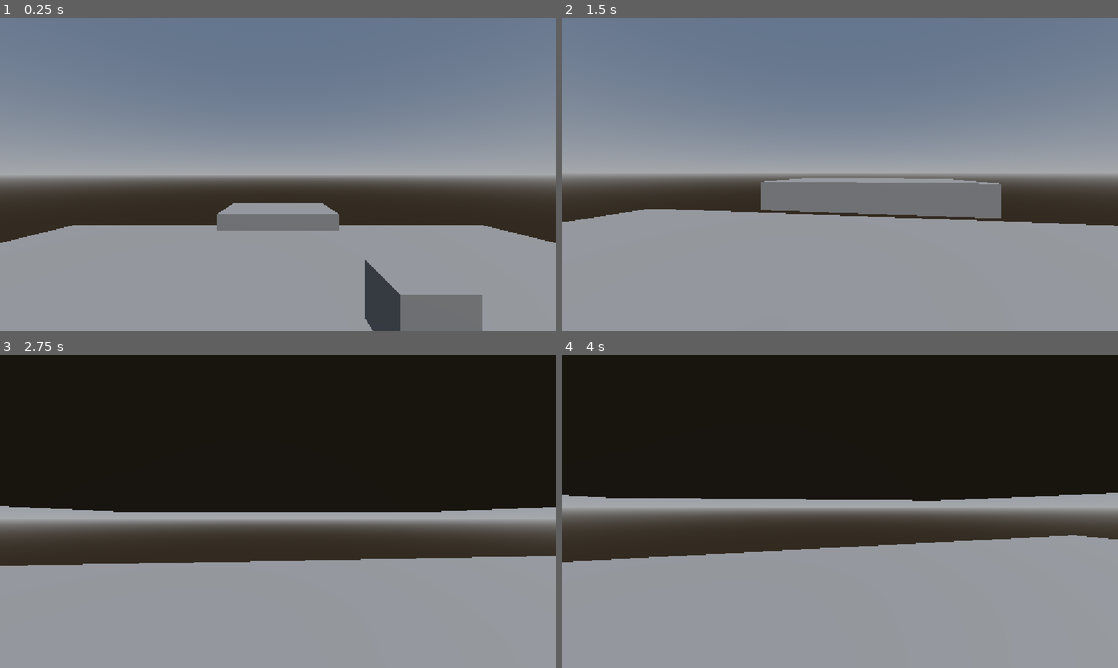
Above: before the commit, frames 1-4 (two rows, left to right).
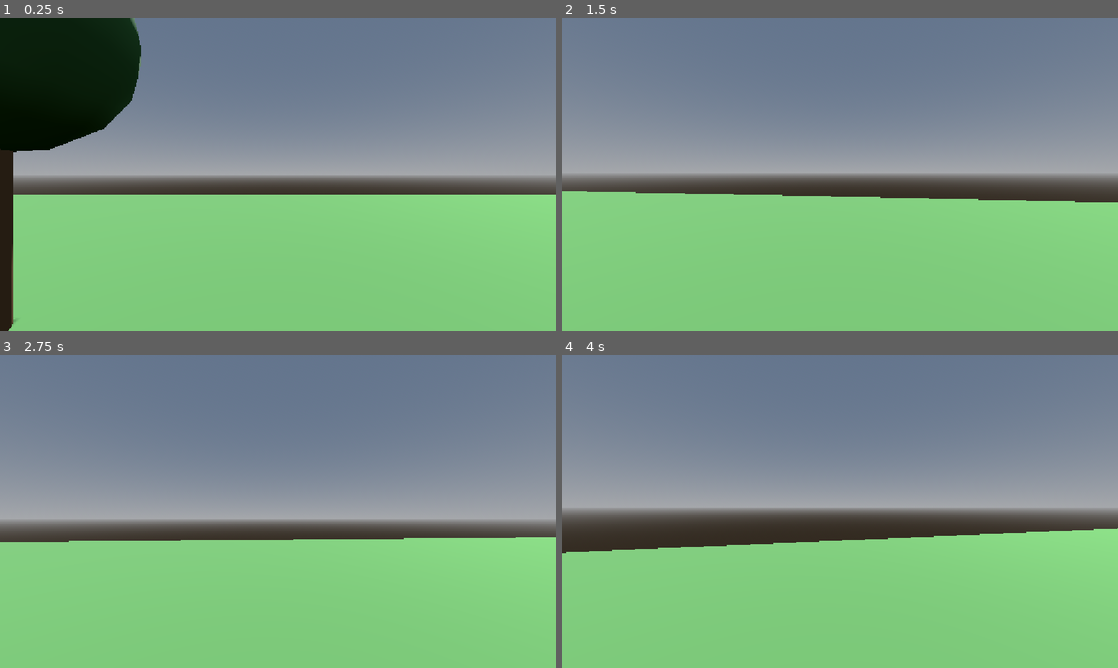
Above: after the commit, the same moments.

Repository: goverfar-tech/govno-igra
Game: Godot game, scene res://scenes/world/world_prototype.tscn
Two runs of this game, one before a commit and one after it. Both use one fixed random seed, a clock stepped at 60 frames per second and the inputs below. Before the commit the project starts from res://scenes/tests/player_test.tscn.
Inputs (mouse positions are in pixels of both pictures, inside the frame that each line leads up to):
- Up to frame 1 (0.25 s): no input
- Up to frame 2 (1.5 s): move the mouse to (867, 174) at 0.52 s; hold Ctrl (crouch) 0.53-1.28 s; hold W (move_forward) from 0.53 s (still down); tap Space (jump) at 0.77 s; move the mouse to (812, 174) at 1.27 s; tap Shift (sprint) at 1.35 s
- Up to frame 3 (2.75 s): keep holding W (move_forward); tap Space (jump) at 1.52 s; move the mouse to (289, 505) at 2.02 s; hold Ctrl (crouch) from 2.03 s (still down)
- Up to frame 4 (4 s): keep holding W (move_forward); move the mouse to (834, 517) at 2.77 s; release Ctrl (crouch) at 2.78 s; tap Shift (sprint) at 2.85 s; tap Space (jump) at 3.02, 3.77 s; move the mouse to (878, 514) at 3.52 s; hold Ctrl (crouch) from 3.53 s (still down)

The runs differ from the first frame. In frame 1, 53% of the frame differs, in the area x 0-100%, y 0-100%; in frame 2, 45%; in frame 3, 91%; in frame 4, 86%.

Commit message:
feat(world): prototype test location — 60x60 CSG blockout (ground, hill, trees, rocks, 2 houses, bounds), becomes main scene

Diff:
--- a/project.godot
+++ b/project.godot
@@ -11,7 +11,7 @@
 [application]
 
 config/name="survival"
-run/main_scene="res://scenes/tests/player_test.tscn"
+run/main_scene="res://scenes/world/world_prototype.tscn"
 config/features=PackedStringArray("4.7", "GL Compatibility")
 config/icon="res://icon.svg"
 
@@ -24,35 +24,43 @@
 
 move_forward={
 "deadzone": 0.5,
-"events": [Object(InputEventKey,"resource_local_to_scene":fa …(209 unchanged characters)… "location":0,"echo":false,"script":null)]
+"events": [Object(InputEventKey,"resource_local_to_scene":fa …(209 unchanged characters)… "location":0,"echo":false,"script":null)
+]
 }
 move_back={
 "deadzone": 0.5,
-"events": [Object(InputEventKey,"resource_local_to_scene":fa …(209 unchanged characters)… "location":0,"echo":false,"script":null)]
+"events": [Object(InputEventKey,"resource_local_to_scene":fa …(209 unchanged characters)… "location":0,"echo":false,"script":null)
+]
 }
 move_left={
 "deadzone": 0.5,
-"events": [Object(InputEventKey,"resource_local_to_scene":fa …(209 unchanged characters)… "location":0,"echo":false,"script":null)]
+"events": [Object(InputEventKey,"resource_local_to_scene":fa …(209 unchanged characters)… "location":0,"echo":false,"script":null)
+]
 }
 move_right={
 "deadzone": 0.5,
-"events": [Object(InputEventKey,"resource_local_to_scene":fa …(209 unchanged characters)… "location":0,"echo":false,"script":null)]
+"events": [Object(InputEventKey,"resource_local_to_scene":fa …(209 unchanged characters)… "location":0,"echo":false,"script":null)
+]
 }
 sprint={
 "deadzone": 0.5,
-"events": [Object(InputEventKey,"resource_local_to_scene":fa …(214 unchanged characters)… "location":0,"echo":false,"script":null)]
+"events": [Object(InputEventKey,"resource_local_to_scene":fa …(214 unchanged characters)… "location":0,"echo":false,"script":null)
+]
 }
 jump={
 "deadzone": 0.5,
-"events": [Object(InputEventKey,"resource_local_to_scene":fa …(209 unchanged characters)… "location":0,"echo":false,"script":null)]
+"events": [Object(InputEventKey,"resource_local_to_scene":fa …(209 unchanged characters)… "location":0,"echo":false,"script":null)
+]
 }
 crouch={
 "deadzone": 0.5,
-"events": [Object(InputEventKey,"resource_local_to_scene":fa …(214 unchanged characters)… "location":0,"echo":false,"script":null)]
+"events": [Object(InputEventKey,"resource_local_to_scene":fa …(214 unchanged characters)… "location":0,"echo":false,"script":null)
+]
 }
 interact={
 "deadzone": 0.5,
-"events": [Object(InputEventKey,"resource_local_to_scene":fa …(209 unchanged characters)… "location":0,"echo":false,"script":null)]
+"events": [Object(InputEventKey,"resource_local_to_scene":fa …(209 unchanged characters)… "location":0,"echo":false,"script":null)
+]
 }
 
 [physics]
--- /dev/null
+++ b/scenes/world/world_prototype.tscn
@@ -0,0 +1,397 @@
+[gd_scene load_steps=13 format=3]
+
+[ext_resource type="PackedScene" path="res://scenes/player/player.tscn" id="1_player"]
+
+[sub_resource type="ProceduralSkyMaterial" id="sky_mat"]
+
+[sub_resource type="Sky" id="sky"]
+sky_material = SubResource("sky_mat")
+
+[sub_resource type="Environment" id="env"]
+background_mode = 2
+sky = SubResource("sky")
+
+[sub_resource type="StandardMaterial3D" id="mat_grass"]
+albedo_color = Color(0.35, 0.55, 0.3, 1)
+
+[sub_resource type="StandardMaterial3D" id="mat_rock"]
+albedo_color = Color(0.55, 0.55, 0.58, 1)
+
+[sub_resource type="StandardMaterial3D" id="mat_trunk"]
+albedo_color = Color(0.4, 0.28, 0.15, 1)
+
+[sub_resource type="StandardMaterial3D" id="mat_leaves"]
+albedo_color = Color(0.18, 0.42, 0.18, 1)
+
+[sub_resource type="StandardMaterial3D" id="mat_wall"]
+albedo_color = Color(0.72, 0.66, 0.55, 1)
+
+[sub_resource type="StandardMaterial3D" id="mat_roof"]
+albedo_color = Color(0.45, 0.2, 0.18, 1)
+
+[sub_resource type="BoxShape3D" id="bound_h"]
+size = Vector3(62, 4, 1)
+
+[sub_resource type="BoxShape3D" id="bound_v"]
+size = Vector3(1, 4, 62)
+
+[node name="WorldPrototype" type="Node3D"]
+
+[node name="WorldEnvironment" type="WorldEnvironment" parent="."]
+environment = SubResource("env")
+
+[node name="Sun" type="DirectionalLight3D" parent="."]
+transform = Transform3D(0.866, -0.433, 0.25, 0, 0.5, 0.866, -0.5, -0.75, 0.433, 0, 10, 0)
+shadow_enabled = true
+
+[node name="Ground" type="CSGBox3D" parent="."]
+transform = Transform3D(1, 0, 0, 0, 1, 0, 0, 0, 1, 0, -0.5, 0)
+use_collision = true
+size = Vector3(60, 1, 60)
+material = SubResource("mat_grass")
+
+[node name="Hill" type="CSGSphere3D" parent="."]
+transform = Transform3D(1, 0, 0, 0, 1, 0, 0, 0, 1, 15, -2.5, -16)
+use_collision = true
+radius = 5.0
+radial_segments = 32
+rings = 16
+material = SubResource("mat_grass")
+
+[node name="Bounds" type="Node3D" parent="."]
+
+[node name="North" type="StaticBody3D" parent="Bounds"]
+transform = Transform3D(1, 0, 0, 0, 1, 0, 0, 0, 1, 0, 2, -30)
+
+[node name="CollisionShape3D" type="CollisionShape3D" parent="Bounds/North"]
+shape = SubResource("bound_h")
+
+[node name="South" type="StaticBody3D" parent="Bounds"]
+transform = Transform3D(1, 0, 0, 0, 1, 0, 0, 0, 1, 0, 2, 30)
+
+[node name="CollisionShape3D" type="CollisionShape3D" parent="Bounds/South"]
+shape = SubResource("bound_h")
+
+[node name="East" type="StaticBody3D" parent="Bounds"]
+transform = Transform3D(1, 0, 0, 0, 1, 0, 0, 0, 1, 30, 2, 0)
+
+[node name="CollisionShape3D" type="CollisionShape3D" parent="Bounds/East"]
+shape = SubResource("bound_v")
+
+[node name="West" type="StaticBody3D" parent="Bounds"]
+transform = Transform3D(1, 0, 0, 0, 1, 0, 0, 0, 1, -30, 2, 0)
+
+[node name="CollisionShape3D" type="CollisionShape3D" parent="Bounds/West"]
+shape = SubResource("bound_v")
+
+[node name="Props" type="Node3D" parent="."]
+
+[node name="Tree1" type="Node3D" parent="Props"]
+transform = Transform3D(1, 0, 0, 0, 1, 0, 0, 0, 1, -5, 0, 4)
+
+[node name="Trunk" type="CSGCylinder3D" parent="Props/Tree1"]
+transform = Transform3D(1, 0, 0, 0, 1, 0, 0, 0, 1, 0, 1.25, 0)
+use_collision = true
+radius = 0.25
+height = 2.5
+sides = 12
+material = SubResource("mat_trunk")
+
+[node name="Crown" type="CSGSphere3D" parent="Props/Tree1"]
+transform = Transform3D(1, 0, 0, 0, 1, 0, 0, 0, 1, 0, 3.2, 0)
+radius = 1.4
+radial_segments = 16
+rings = 8
+material = SubResource("mat_leaves")
+
+[node name="Tree2" type="Node3D" parent="Props"]
+transform = Transform3D(1, 0, 0, 0, 1, 0, 0, 0, 1, 6, 0, -6)
+
+[node name="Trunk" type="CSGCylinder3D" parent="Props/Tree2"]
+transform = Transform3D(1, 0, 0, 0, 1, 0, 0, 0, 1, 0, 1.25, 0)
+use_collision = true
+radius = 0.25
+height = 2.5
+sides = 12
+material = SubResource("mat_trunk")
+
+[node name="Crown" type="CSGSphere3D" parent="Props/Tree2"]
+transform = Transform3D(1, 0, 0, 0, 1, 0, 0, 0, 1, 0, 3.2, 0)
+radius = 1.4
+radial_segments = 16
+rings = 8
+material = SubResource("mat_leaves")
+
+[node name="Tree3" type="Node3D" parent="Props"]
+transform = Transform3D(1, 0, 0, 0, 1, 0, 0, 0, 1, 14, 0, -2)
+
+[node name="Trunk" type="CSGCylinder3D" parent="Props/Tree3"]
+transform = Transform3D(1, 0, 0, 0, 1, 0, 0, 0, 1, 0, 1.25, 0)
+use_collision = true
+radius = 0.25
+height = 2.5
+sides = 12
+material = SubResource("mat_trunk")
+
+[node name="Crown" type="CSGSphere3D" parent="Props/Tree3"]
+transform = Transform3D(1, 0, 0, 0, 1, 0, 0, 0, 1, 0, 3.2, 0)
+radius = 1.4
+radial_segments = 16
+rings = 8
+material = SubResource("mat_leaves")
+
+[node name="Tree4" type="Node3D" parent="Props"]
+transform = Transform3D(1, 0, 0, 0, 1, 0, 0, 0, 1, -16, 0, 6)
+
+[node name="Trunk" type="CSGCylinder3D" parent="Props/Tree4"]
+transform = Transform3D(1, 0, 0, 0, 1, 0, 0, 0, 1, 0, 1.25, 0)
+use_collision = true
+radius = 0.25
+height = 2.5
+sides = 12
+material = SubResource("mat_trunk")
+
+[node name="Crown" type="CSGSphere3D" parent="Props/Tree4"]
+transform = Transform3D(1, 0, 0, 0, 1, 0, 0, 0, 1, 0, 3.2, 0)
+radius = 1.4
+radial_segments = 16
+rings = 8
+material = SubResource("mat_leaves")
+
+[node name="Tree5" type="Node3D" parent="Props"]
+transform = Transform3D(1, 0, 0, 0, 1, 0, 0, 0, 1, 3, 0, 16)
+
+[node name="Trunk" type="CSGCylinder3D" parent="Props/Tree5"]
+transform = Transform3D(1, 0, 0, 0, 1, 0, 0, 0, 1, 0, 1.25, 0)
+use_collision = true
+radius = 0.25
+height = 2.5
+sides = 12
+material = SubResource("mat_trunk")
+
+[node name="Crown" type="CSGSphere3D" parent="Props/Tree5"]
+transform = Transform3D(1, 0, 0, 0, 1, 0, 0, 0, 1, 0, 3.2, 0)
+radius = 1.4
+radial_segments = 16
+rings = 8
+material = SubResource("mat_leaves")
+
+[node name="Tree6" type="Node3D" parent="Props"]
+transform = Transform3D(1, 0, 0, 0, 1, 0, 0, 0, 1, -9, 0, 18)
+
+[node name="Trunk" type="CSGCylinder3D" parent="Props/Tree6"]
+transform = Transform3D(1, 0, 0, 0, 1, 0, 0, 0, 1, 0, 1.25, 0)
+use_collision = true
+radius = 0.25
+height = 2.5
+sides = 12
+material = SubResource("mat_trunk")
+
+[node name="Crown" type="CSGSphere3D" parent="Props/Tree6"]
+transform = Transform3D(1, 0, 0, 0, 1, 0, 0, 0, 1, 0, 3.2, 0)
+radius = 1.4
+radial_segments = 16
+rings = 8
+material = SubResource("mat_leaves")
+
+[node name="Tree7" type="Node3D" parent="Props"]
+transform = Transform3D(1, 0, 0, 0, 1, 0, 0, 0, 1, 18, 0, 14)
+
+[node name="Trunk" type="CSGCylinder3D" parent="Props/Tree7"]
+transform = Transform3D(1, 0, 0, 0, 1, 0, 0, 0, 1, 0, 1.25, 0)
+use_collision = true
+radius = 0.25
+height = 2.5
+sides = 12
+material = SubResource("mat_trunk")
+
+[node name="Crown" type="CSGSphere3D" parent="Props/Tree7"]
+transform = Transform3D(1, 0, 0, 0, 1, 0, 0, 0, 1, 0, 3.2, 0)
+radius = 1.4
+radial_segments = 16
+rings = 8
+material = SubResource("mat_leaves")
+
+[node name="Tree8" type="Node3D" parent="Props"]
+transform = Transform3D(1, 0, 0, 0, 1, 0, 0, 0, 1, -20, 0, -6)
+
+[node name="Trunk" type="CSGCylinder3D" parent="Props/Tree8"]
+transform = Transform3D(1, 0, 0, 0, 1, 0, 0, 0, 1, 0, 1.25, 0)
+use_collision = true
+radius = 0.25
+height = 2.5
+sides = 12
+material = SubResource("mat_trunk")
+
+[node name="Crown" type="CSGSphere3D" parent="Props/Tree8"]
+transform = Transform3D(1, 0, 0, 0, 1, 0, 0, 0, 1, 0, 3.2, 0)
+radius = 1.4
+radial_segments = 16
+rings = 8
+material = SubResource("mat_leaves")
+
+[node name="Tree9" type="Node3D" parent="Props"]
+transform = Transform3D(1, 0, 0, 0, 1, 0, 0, 0, 1, 8, 0, -18)
+
+[node name="Trunk" type="CSGCylinder3D" parent="Props/Tree9"]
+transform = Transform3D(1, 0, 0, 0, 1, 0, 0, 0, 1, 0, 1.25, 0)
+use_collision = true
+radius = 0.25
+height = 2.5
+sides = 12
+material = SubResource("mat_trunk")
+
+[node name="Crown" type="CSGSphere3D" parent="Props/Tree9"]
+transform = Transform3D(1, 0, 0, 0, 1, 0, 0, 0, 1, 0, 3.2, 0)
+radius = 1.4
+radial_segments = 16
+rings = 8
+material = SubResource("mat_leaves")
+
+[node name="Tree10" type="Node3D" parent="Props"]
+transform = Transform3D(1, 0, 0, 0, 1, 0, 0, 0, 1, -2, 0, -14)
+
+[node name="Trunk" type="CSGCylinder3D" parent="Props/Tree10"]
+transform = Transform3D(1, 0, 0, 0, 1, 0, 0, 0, 1, 0, 1.25, 0)
+use_collision = true
+radius = 0.25
+height = 2.5
+sides = 12
+material = SubResource("mat_trunk")
+
+[node name="Crown" type="CSGSphere3D" parent="Props/Tree10"]
+transform = Transform3D(1, 0, 0, 0, 1, 0, 0, 0, 1, 0, 3.2, 0)
+radius = 1.4
+radial_segments = 16
+rings = 8
+material = SubResource("mat_leaves")
+
+[node name="Rock1" type="CSGBox3D" parent="Props"]
+transform = Transform3D(0.878, 0, 0.479, 0, 1, 0, -0.479, 0, 0.878, 8.5, 0.3, -8)
+use_collision = true
+size = Vector3(1.4, 0.8, 1.1)
+material = SubResource("mat_rock")
+
+[node name="Rock2" type="CSGBox3D" parent="Props"]
+transform = Transform3D(0.362, 0, 0.932, 0, 1, 0, -0.932, 0, 0.362, -13, 0.25, -6)
+use_collision = true
+size = Vector3(1.0, 0.6, 0.9)
+material = SubResource("mat_rock")
+
+[node name="Rock3" type="CSGBox3D" parent="Props"]
+transform = Transform3D(0.921, 0, -0.389, 0, 1, 0, 0.389, 0, 0.921, 12, 0.4, 10)
+use_collision = true
+size = Vector3(1.8, 1.0, 1.3)
+material = SubResource("mat_rock")
+
+[node name="Buildings" type="Node3D" parent="."]
+
+[node name="HouseA" type="Node3D" parent="Buildings"]
+transform = Transform3D(1, 0, 0, 0, 1, 0, 0, 0, 1, -12, 0, -12)
+
+[node name="WallNorth" type="CSGBox3D" parent="Buildings/HouseA"]
+transform = Transform3D(1, 0, 0, 0, 1, 0, 0, 0, 1, 0, 1.5, -2.9)
+use_collision = true
+size = Vector3(6, 3, 0.2)
+material = SubResource("mat_wall")
+
+[node name="WallSouthLeft" type="CSGBox3D" parent="Buildings/HouseA"]
+transform = Transform3D(1, 0, 0, 0, 1, 0, 0, 0, 1, -1.75, 1.5, 2.9)
+use_collision = true
+size = Vector3(2.5, 3, 0.2)
+material = SubResource("mat_wall")
+
+[node name="WallSouthRight" type="CSGBox3D" parent="Buildings/HouseA"]
+transform = Transform3D(1, 0, 0, 0, 1, 0, 0, 0, 1, 1.75, 1.5, 2.9)
+use_collision = true
+size = Vector3(2.5, 3, 0.2)
+material = SubResource("mat_wall")
+
+[node name="DoorLintel" type="CSGBox3D" parent="Buildings/HouseA"]
+transform = Transform3D(1, 0, 0, 0, 1, 0, 0, 0, 1, 0, 2.55, 2.9)
+use_collision = true
+size = Vector3(1.0, 0.9, 0.2)
+material = SubResource("mat_wall")
+
+[node name="WallWest" type="CSGBox3D" parent="Buildings/HouseA"]
+transform = Transform3D(1, 0, 0, 0, 1, 0, 0, 0, 1, -2.9, 1.5, 0)
+use_collision = true
+size = Vector3(0.2, 3, 6)
+material = SubResource("mat_wall")
+
+[node name="WallEast" type="CSGBox3D" parent="Buildings/HouseA"]
+transform = Transform3D(1, 0, 0, 0, 1, 0, 0, 0, 1, 2.9, 1.5, 0)
+use_collision = true
+size = Vector3(0.2, 3, 6)
+material = SubResource("mat_wall")
+
+[node name="Roof" type="CSGBox3D" parent="Buildings/HouseA"]
+transform = Transform3D(1, 0, 0, 0, 1, 0, 0, 0, 1, 0, 3.1, 0)
+use_collision = true
+size = Vector3(6.6, 0.2, 6.6)
+material = SubResource("mat_roof")
+
+[node name="HouseB" type="Node3D" parent="Buildings"]
+transform = Transform3D(1, 0, 0, 0, 1, 0, 0, 0, 1, 10, 0, 8)
+
+[node name="WallNorth" type="CSGBox3D" parent="Buildings/HouseB"]
+transform = Transform3D(1, 0, 0, 0, 1, 0, 0, 0, 1, 0, 1.3, -2.4)
+use_collision = true
+size = Vector3(5, 2.6, 0.2)
+material = SubResource("mat_wall")
+
+[node name="WallSouthLeft" type="CSGBox3D" parent="Buildings/HouseB"]
+transform = Transform3D(1, 0, 0, 0, 1, 0, 0, 0, 1, -1.5, 1.3, 2.4)
+use_collision = true
+size = Vector3(2, 2.6, 0.2)
+material = SubResource("mat_wall")
+
+[node name="WallSouthRight" type="CSGBox3D" parent="Buildings/HouseB"]
+transform = Transform3D(1, 0, 0, 0, 1, 0, 0, 0, 1, 1.5, 1.3, 2.4)
+use_collision = true
+size = Vector3(2, 2.6, 0.2)
+material = SubResource("mat_wall")
+
+[node name="DoorLintel" type="CSGBox3D" parent="Buildings/HouseB"]
+transform = Transform3D(1, 0, 0, 0, 1, 0, 0, 0, 1, 0, 2.35, 2.4)
+use_collision = true
+size = Vector3(1, 0.5, 0.2)
+material = SubResource("mat_wall")
+
+[node name="WallWest" type="CSGBox3D" parent="Buildings/HouseB"]
+transform = Transform3D(1, 0, 0, 0, 1, 0, 0, 0, 1, -2.4, 1.3, 0)
+use_collision = true
+size = Vector3(0.2, 2.6, 5)
+material = SubResource("mat_wall")
+
+[node name="WallEast" type="CSGBox3D" parent="Buildings/HouseB"]
+transform = Transform3D(1, 0, 0, 0, 1, 0, 0, 0, 1, 2.4, 1.3, 0)
+use_collision = true
+size = Vector3(0.2, 2.6, 5)
+material = SubResource("mat_wall")
+
+[node name="Roof" type="CSGBox3D" parent="Buildings/HouseB"]
+transform = Transform3D(1, 0, 0, 0, 1, 0, 0, 0, 1, 0, 2.68, 0)
+use_collision = true
+size = Vector3(5.5, 0.15, 5.5)
+material = SubResource("mat_roof")
+
+[node name="PickupSpawnPoints" type="Node3D" parent="."]
+
+[node name="Point1" type="Marker3D" parent="PickupSpawnPoints"]
+transform = Transform3D(1, 0, 0, 0, 1, 0, 0, 0, 1, 7, 0.3, -9)
+
+[node name="Point2" type="Marker3D" parent="PickupSpawnPoints"]
+transform = Transform3D(1, 0, 0, 0, 1, 0, 0, 0, 1, -10, 0.3, -4)
+
+[node name="Point3" type="Marker3D" parent="PickupSpawnPoints"]
+transform = Transform3D(1, 0, 0, 0, 1, 0, 0, 0, 1, 11, 0.3, 12)
+
+[node name="Point4" type="Marker3D" parent="PickupSpawnPoints"]
+transform = Transform3D(1, 0, 0, 0, 1, 0, 0, 0, 1, -5, 0.3, 12)
+
+[node name="PlayerSpawn" type="Marker3D" parent="."]
+transform = Transform3D(-1, 0, 0, 0, 1, 0, 0, 0, -1, 0, 0.2, 14)
+
+[node name="Player" parent="." instance=ExtResource("1_player")]
+transform = Transform3D(-1, 0, 0, 0, 1, 0, 0, 0, -1, 0, 0.2, 14)
Not shown, changed: MEMORY.md
